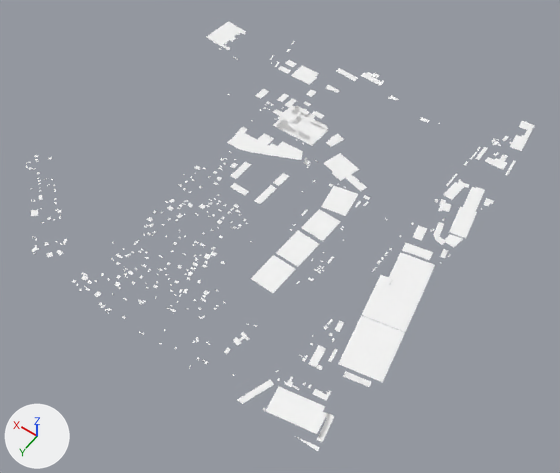
What one commit did to the glTF model MapData/meshes/bld_roof_1_3.glb.
Before and after are seen from a camera (50 mm lens) standing at (-1304.0, 2539.0, 1537.0) and looking at (-622.0, 1584.0, 36.0). Arrows for +X, +Y and +Z are at lower left; the lights stay in place. The older version comes first.

Script lines for the objects in view, before the commit:
```python
mat_bld_roof = principled_material('bld_roof')
mat_bld_roof.base_color = (1.0, 1.0, 1.0)  # white #ffffff
mat_bld_roof.metallic = 1.0
mat_bld_roof.roughness = 1.0
me_geometry_0 = bpy.data.meshes.new('geometry_0')
me_geometry_0.from_pydata(...)  # 2141 vertices, 1215 faces; spans x -1047.0..1.0, y 959.0..2016.0, z 95.0..189.0
me_geometry_0.materials.append(mat_bld_roof)  # white #ffffff
ob_geometry_0 = bpy.data.objects.new('geometry_0', me_geometry_0)
ob_geometry_0.location = (0.0, 0.0, 0.0)
```
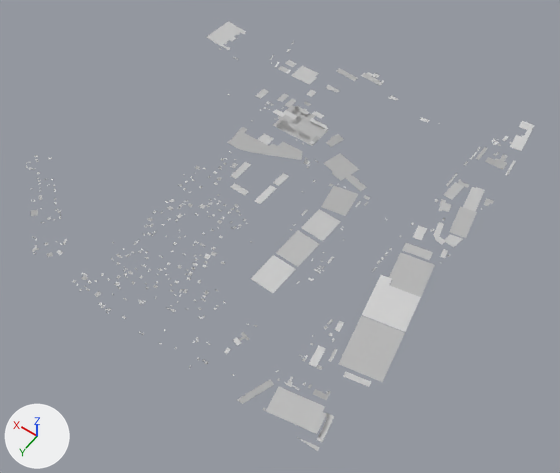
Changed parts and their boxes (x1, y1, x2, y2) in the pictures (560 x 473 px; the box of a moved part takes in the faces that stretch with it):
'geometry_0', recoloured, reshaped: (25, 21, 535, 451) in both
part 1 of me_geometry_0, moved or reshaped: before (295, 436, 320, 451); after (297, 437, 320, 451)
part 2 of me_geometry_0, moved or reshaped: before (433, 234, 439, 240); after (434, 235, 439, 240)

What changed in the scene script:
```text
Change mat_bld_roof:
    where n0 = _N.new('ShaderNodeBsdfPrincipled'); n0.name = 'Principled BSDF'
    remove n0.inputs[0].default_value = (1.0, 1.0, 1.0, 1.0)  # 'Base Color', white #ffffff
    add n2 = _N.new('ShaderNodeVertexColor'); n2.name = 'Color Attribute'
    add _L.new(n2.outputs[0], n0.inputs[0])  # 'Color' to 'Base Color'
Change me_geometry_0:
    where me_geometry_0.from_pydata(...)  # 2141 vertices, 1215 faces; spans x -1047.0..1.0, y 959.0..2016.0, z 95.0..189.0
    used by ob_geometry_0; location = (0.0, 0.0, 0.0)
    me_geometry_0 part 1
    me_geometry_0.vertices[326].co: (-966.0, 2016.0, 116.0) -> (-969.0, 2016.0, 116.0)  # pixel (294, 436) -> pixel (296, 436)
    me_geometry_0 part 2
    me_geometry_0.vertices[1221].co: (-943.0, 1418.0, 110.0) -> (-944.0, 1418.0, 110.0)  # pixel (433, 234)
```
